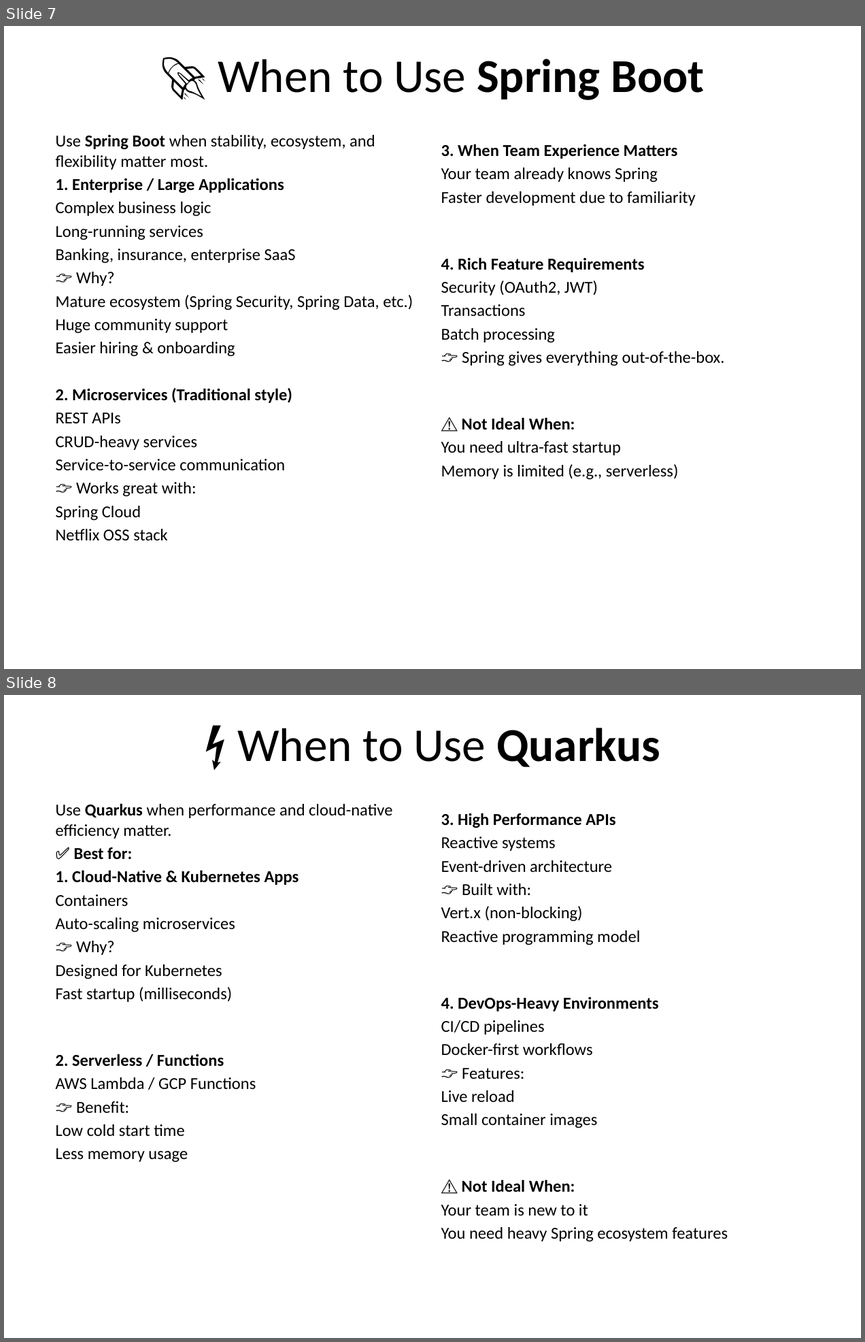
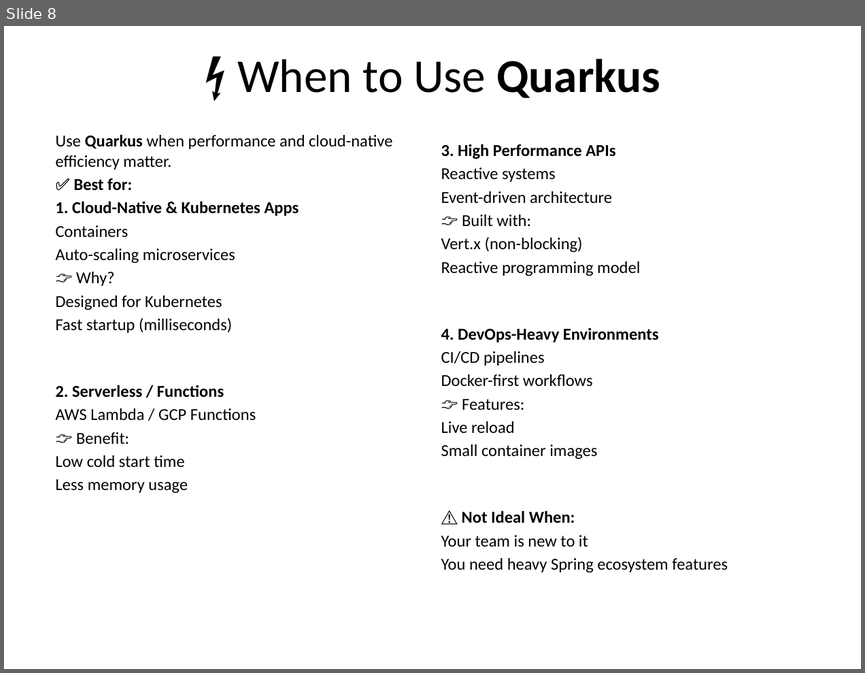
Before and after one commit to NarenJavaHelpLine/Java-Training-For-Interview, a slide deck: SPRING BOOT/Quarkus_vs_SpringBoot.pptx. Shown one above the other, each under a label of ours: slides 7 and 8 before the commit, slide 8 after it. The pictures are 865x1342 and 865x673 pixels, drawn with LibreOffice and Linux fonts; fonts in the diff are those of the drawing. Boxes give left, top, right and bottom in pixels: in the first picture for what was removed or moved away, otherwise in the second. Text is boxed around its words. In the diff, an @@ line names an element or a change of style, - is before the commit and + after.

```diff
--- a/SPRING BOOT/Quarkus_vs_SpringBoot.pptx
+++ b/SPRING BOOT/Quarkus_vs_SpringBoot.pptx
@@ slide 7 removed at <box>4,26,861,669</box>, background #FFFFFF @@
@@ title removed at <box>218,59,704,100</box> @@
-🚀 When to Use Spring Boot
@@ text removed at <box>56,135,413,540</box> @@
-Use Spring Boot when stability, ecosystem, and flexibility matter most.
-1. Enterprise / Large Applications
-Complex business logic
-Long-running services
-Banking, insurance, enterprise SaaS
-👉 Why?
-Mature ecosystem (Spring Security, Spring Data, etc.)
-Huge community support
-Easier hiring & onboarding
-2. Microservices (Traditional style)
-REST APIs
-CRUD-heavy services
-Service-to-service communication
-👉 Works great with:
-Spring Cloud
-Netflix OSS stack
@@ text removed at <box>441,144,725,480</box> @@
-3. When Team Experience Matters
-Your team already knows Spring
-Faster development due to familiarity
-4. Rich Feature Requirements
-Security (OAuth2, JWT)
-Transactions
-Batch processing
-👉 Spring gives everything out-of-the-box.
-⚠️ Not Ideal When:
-You need ultra-fast startup
-Memory is limited (e.g., serverless)
```
Also in this commit, not shown: 6 slides changed, 3 slides added, 2 other slides removed.
